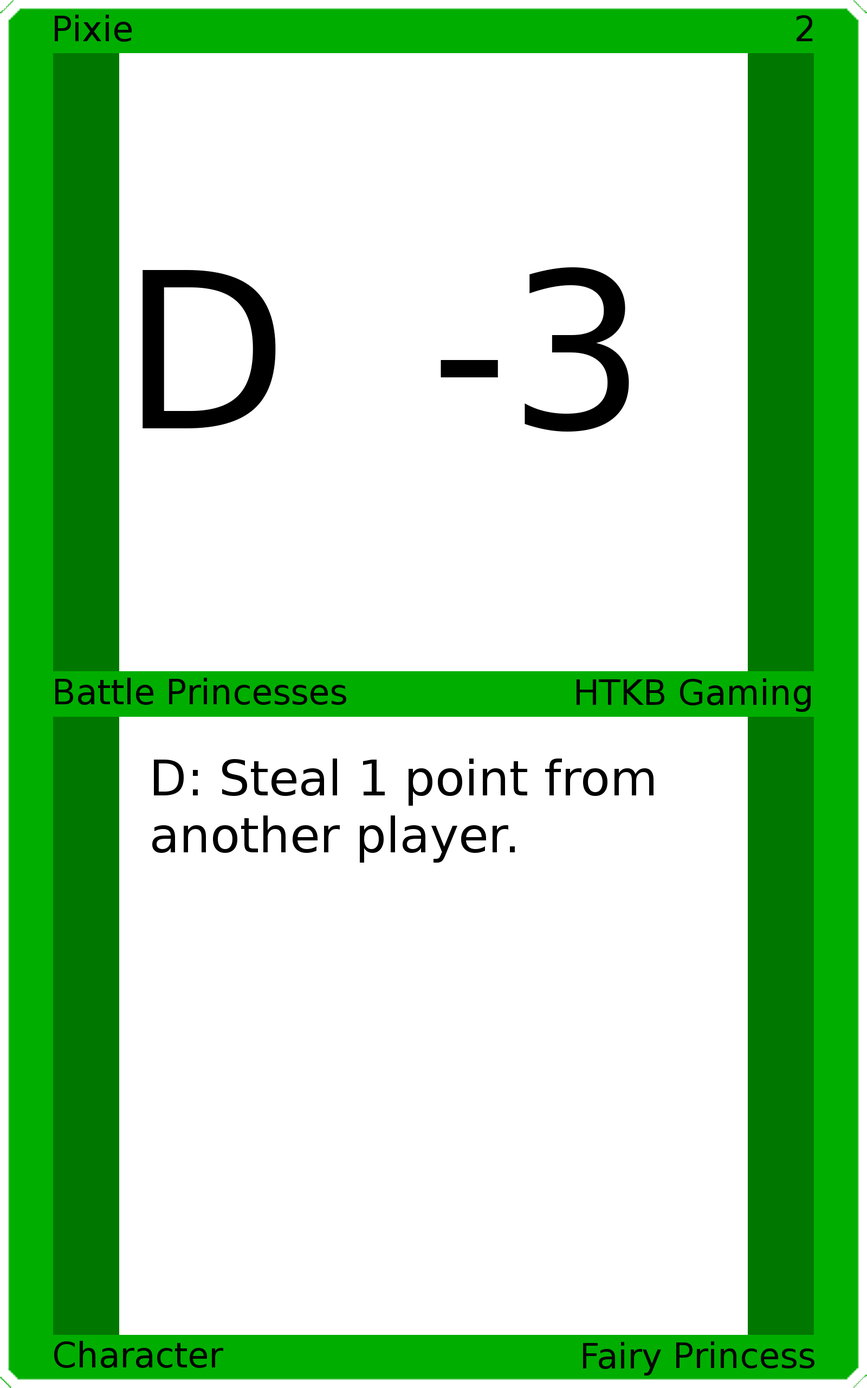
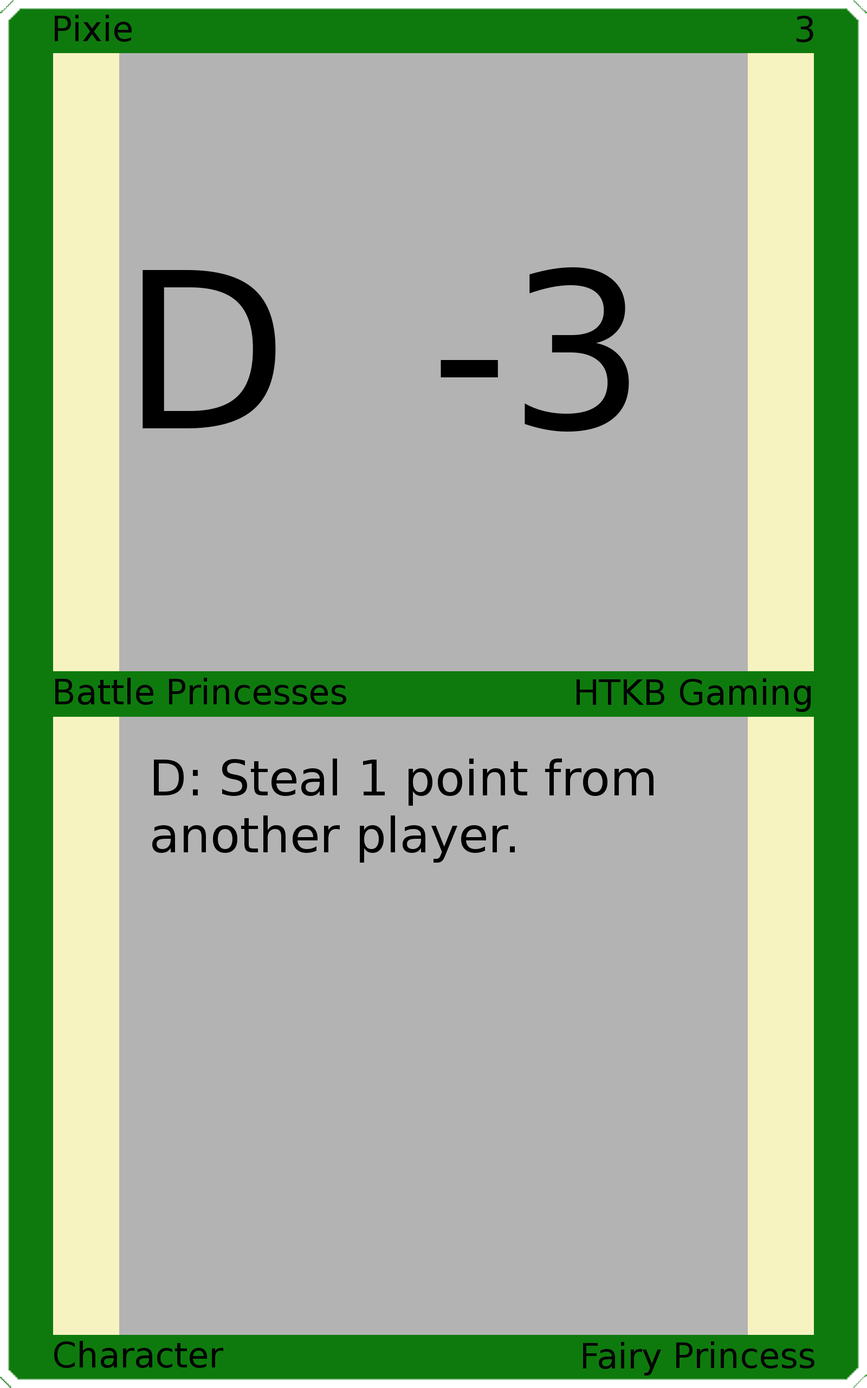
Layer changes from the first (867, 1388) image to the second:
painted on "Upper Right" over [796, 15, 814, 43]
painted on "Border" over [0, 0, 867, 1388]
painted on "Top Background" over [119, 52, 748, 673]
painted on "Bottom Background" over [119, 715, 748, 1336]
painted on "Background" over [35, 35, 832, 1352]
